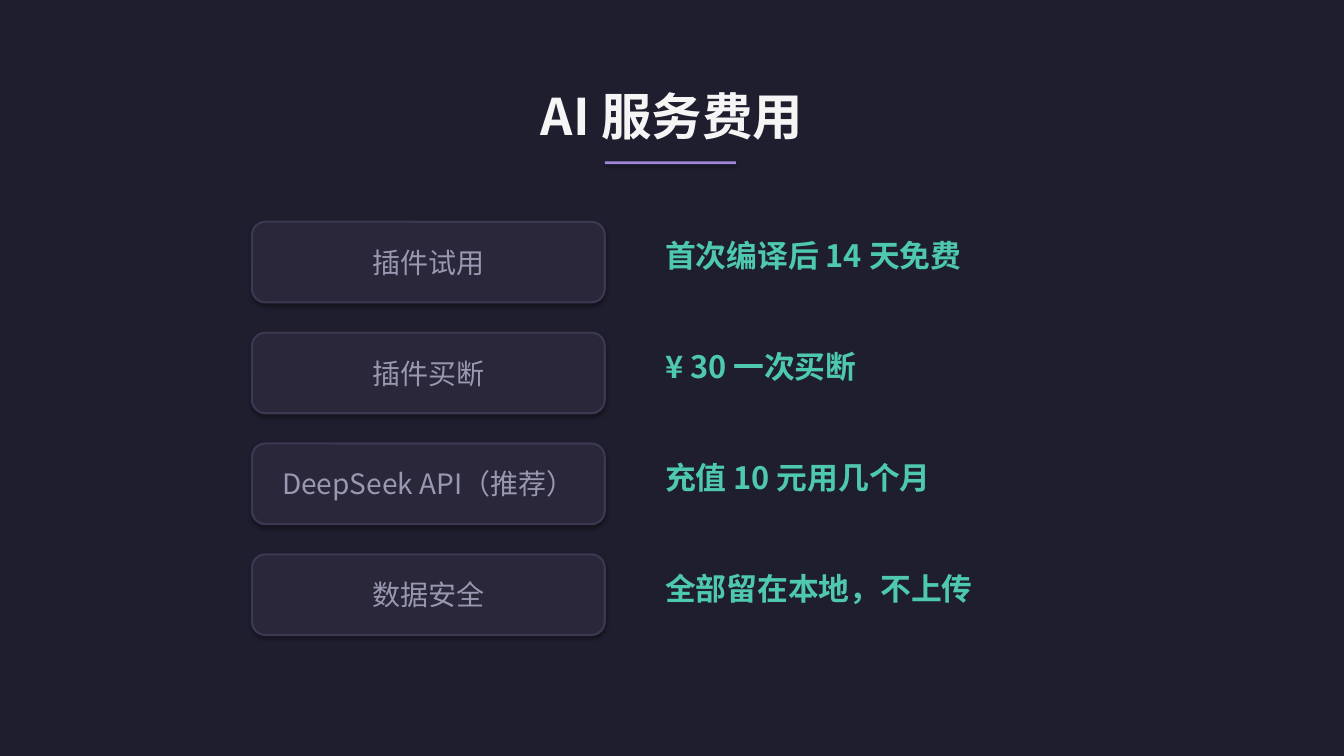
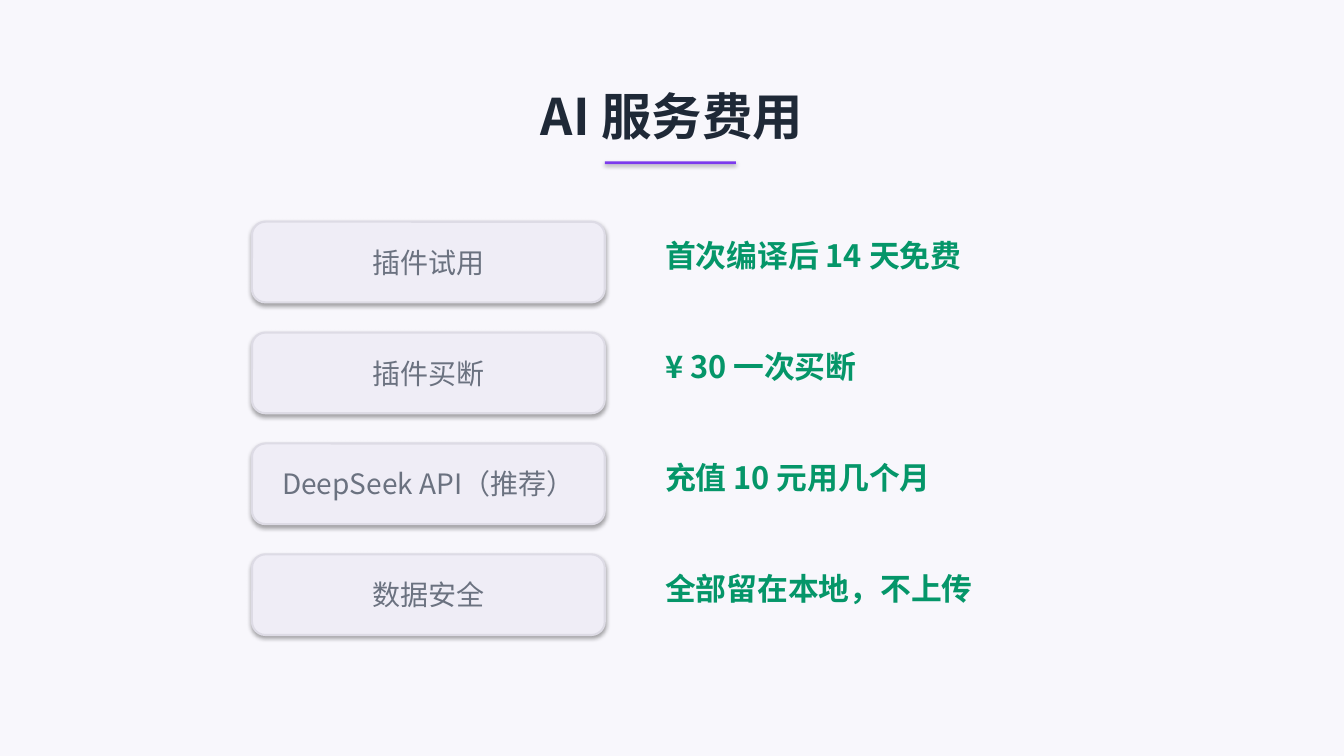
Before and after one commit to graceruowenwang/obsidian-second-brain, a slide deck: slide 16 of site/SecondBrain-Bilibili.pptx (slide 14 before the commit). Drawn at 1344x756 pixels with LibreOffice and Linux fonts; fonts in the diff are those of the drawing. Boxes give left, top, right and bottom in pixels: in the first picture for what was removed or moved away, otherwise in the second. Text is boxed around its words. In the diff, an @@ line names an element or a change of style, - is before the commit and + after.

Commit message:
feat: PPT 改为浅色主题，新增健康检查和生态插件页，重写分镜脚本
PPT 主题从暗色 Obsidian 风格切换为浅色背景+紫色点缀，新增知识健康度检查
和配套插件推荐两个幻灯片。分镜脚本全面重写为更自然口语化的旁白风格。

```diff
--- a/site/SecondBrain-Bilibili.pptx
+++ b/site/SecondBrain-Bilibili.pptx
@@ background #1E1E2E to #F8F7FC @@
@@ text "AI 服务费用" at (541, 92, 803, 140): text colour #F5F5F5 to #1F2937 @@
@@ rectangle at (605, 161, 736, 164): fill #A086DA to #7C3AED @@
@@ text colour #9898B0 to #6B7280; fill #2A273B to #EFEDF6; outline #3C3852 1.5 pt to #DDDBE5 1.5 pt in 4 elements at (252, 222, 605, 302), (252, 333, 605, 413), (252, 444, 605, 524), (252, 555, 605, 635) @@
@@ text colour #4EC9B0 to #059669 in 4 elements at (665, 240, 961, 270), (690, 352, 856, 381), (665, 462, 931, 492), (665, 573, 973, 604) @@
```
Also in this commit, not shown: 15 other slides changed, 2 slides added, 3 other files.
